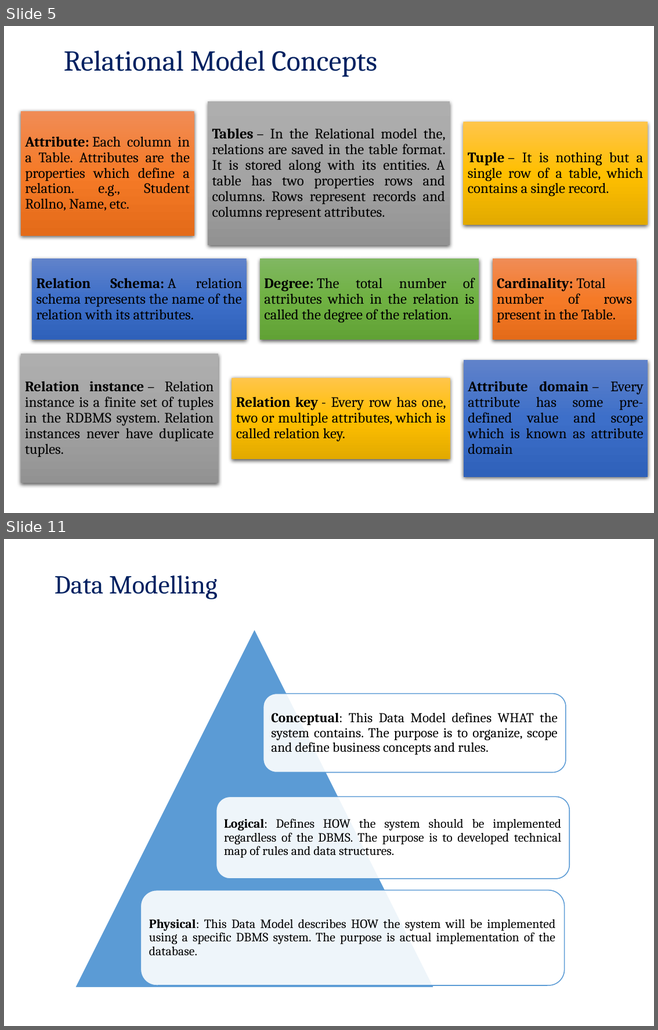
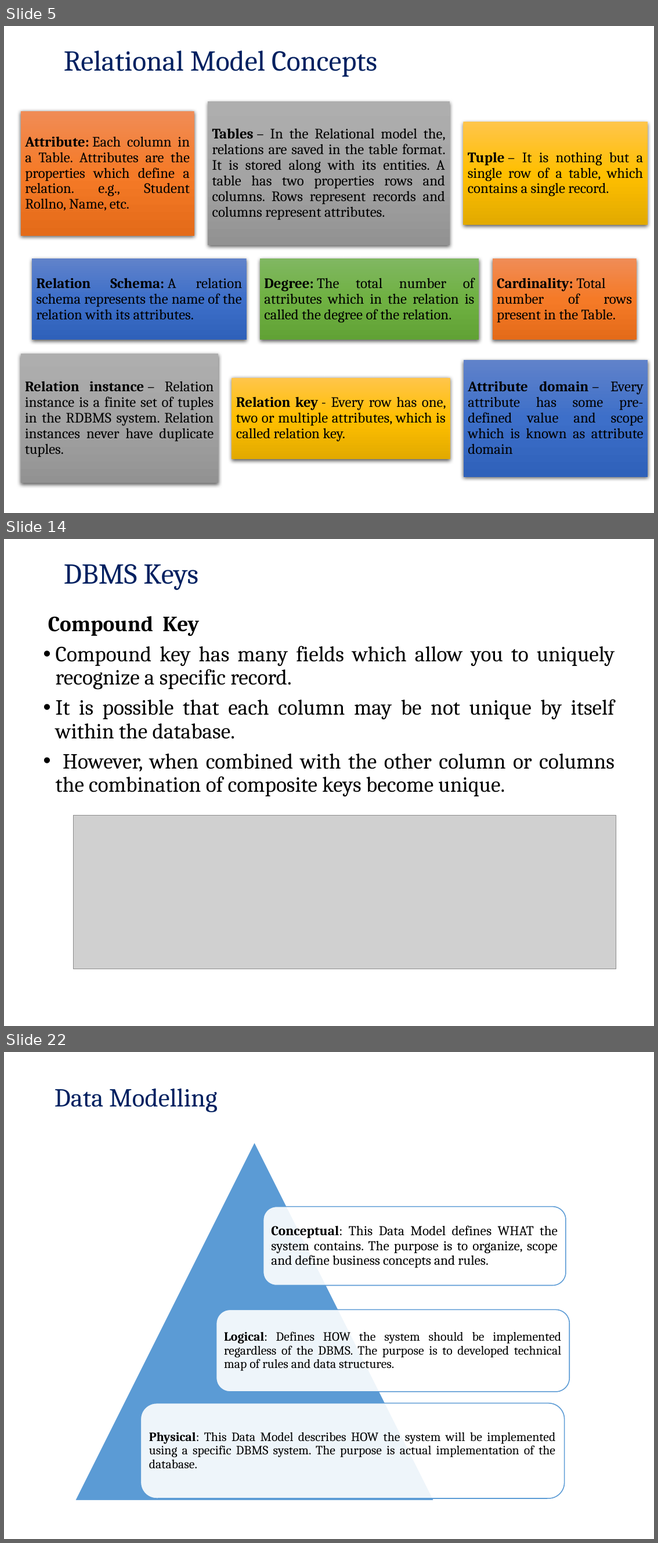
Before and after one commit to pankajfri/Training-Materials, a slide deck: Advanced Web Technologies/Database Concepts/Session2.pptx. Shown one above the other, each under a label of ours: slides 5 and 11 before the commit, slides 5, 14 and 22 after it; the slides between them are not shown. The pictures are 658x1030 and 658x1543 pixels, drawn with LibreOffice and Linux fonts; fonts in the diff are those of the drawing; grey boxes stand for pictures; background and template pictures are left out. Boxes give left, top, right and bottom in pixels: in the first picture for what was removed or moved away, otherwise in the second. Text is boxed around its words. In the diff, an @@ line names an element or a change of style, - is before the commit and + after.

Commit message:
dbms session 2

```diff
--- a/Advanced Web Technologies/Database Concepts/Session2.pptx
+++ b/Advanced Web Technologies/Database Concepts/Session2.pptx
@@ slide 14 added at [4, 539, 654, 1026], background picture (left out) @@
@@ title added at [64, 564, 198, 590], 32 pt, text #002060 @@
+DBMS Keys
@@ text added at [48, 616, 614, 797], 24 pt, text #000000 @@
+Compound Key
+• Compound key has many fields which allow you to uniquely recognize a specific record.
+• It is possible that each column may be not unique by itself within the database.
+• However, when combined with the other column or columns the combination of composite keys become unique.
@@ picture added at [74, 815, 616, 969] @@
@@ what was slide 11 is now slide 22 @@
```
Also in this commit, not shown: 4 slides changed, 12 other slides added, 2 slides removed, 9 other files.
